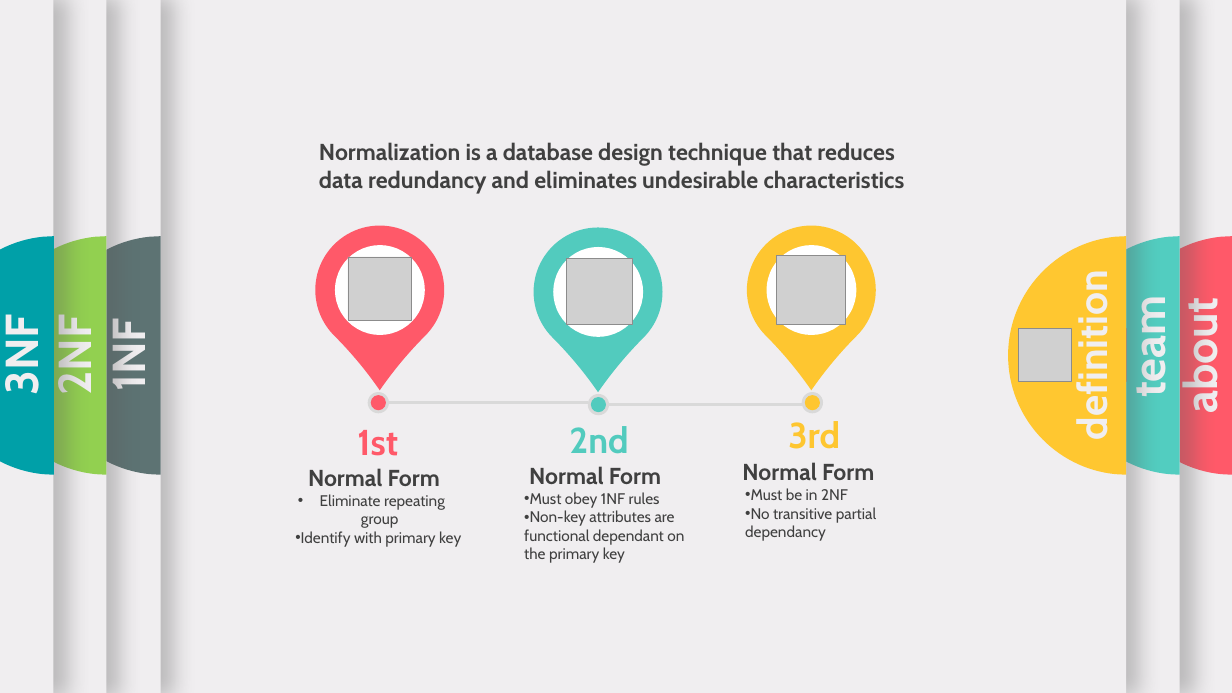
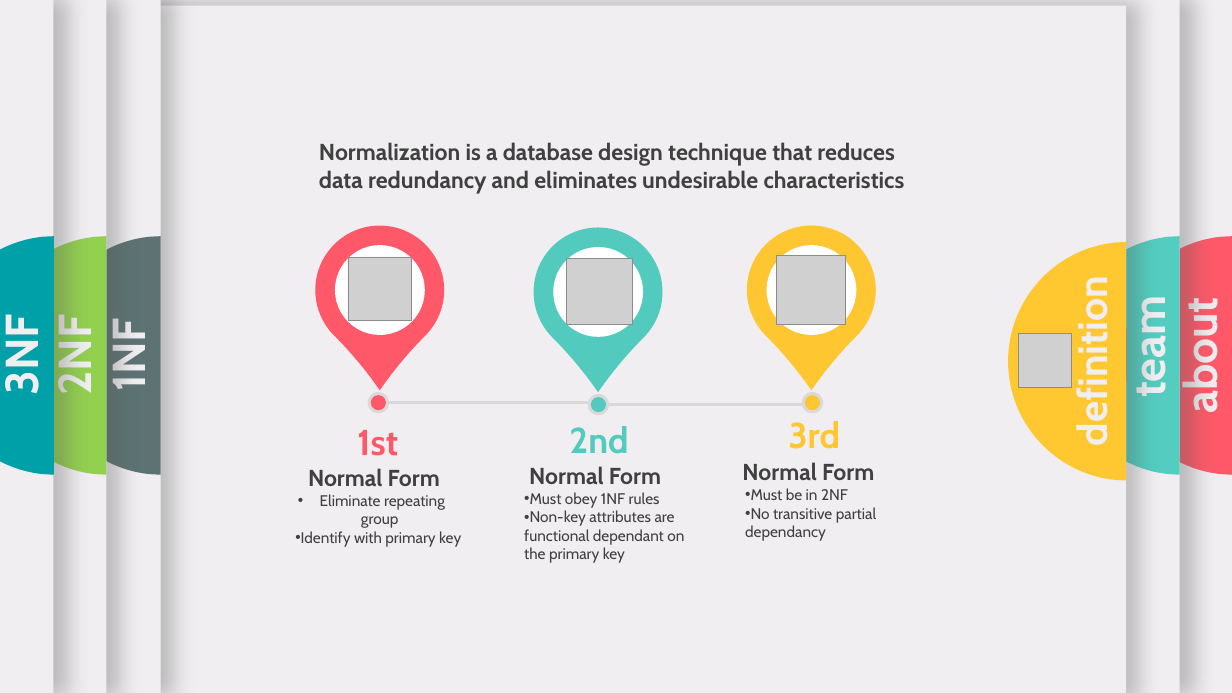
Before and after one commit to neamoth/DatabasePresentation, a slide deck: slide 4 of UltimateSleeping.pptx. Drawn at 1232x693 pixels with LibreOffice and Linux fonts; fonts in the diff are those of the drawing; grey boxes stand for pictures; background and template pictures are left out. Boxes give left, top, right and bottom in pixels: in the first picture for what was removed or moved away, otherwise in the second. Text is boxed around its words. In the diff, an @@ line names an element or a change of style, - is before the commit and + after.

```diff
--- a/UltimateSleeping.pptx
+++ b/UltimateSleeping.pptx
@@ 1 picture, 1 text, 1 rectangle, 1 freeform shape: place and size @@
-1 picture, 1 text, 1 rectangle, 1 freeform shape at (119,0,1127,693)
+1 picture, 1 text, 1 rectangle, 1 freeform shape at (119,6,1127,693)
```
Also in this commit, not shown: 5 other slides changed, 1 slide added, 1 slide removed, 1 other file.
